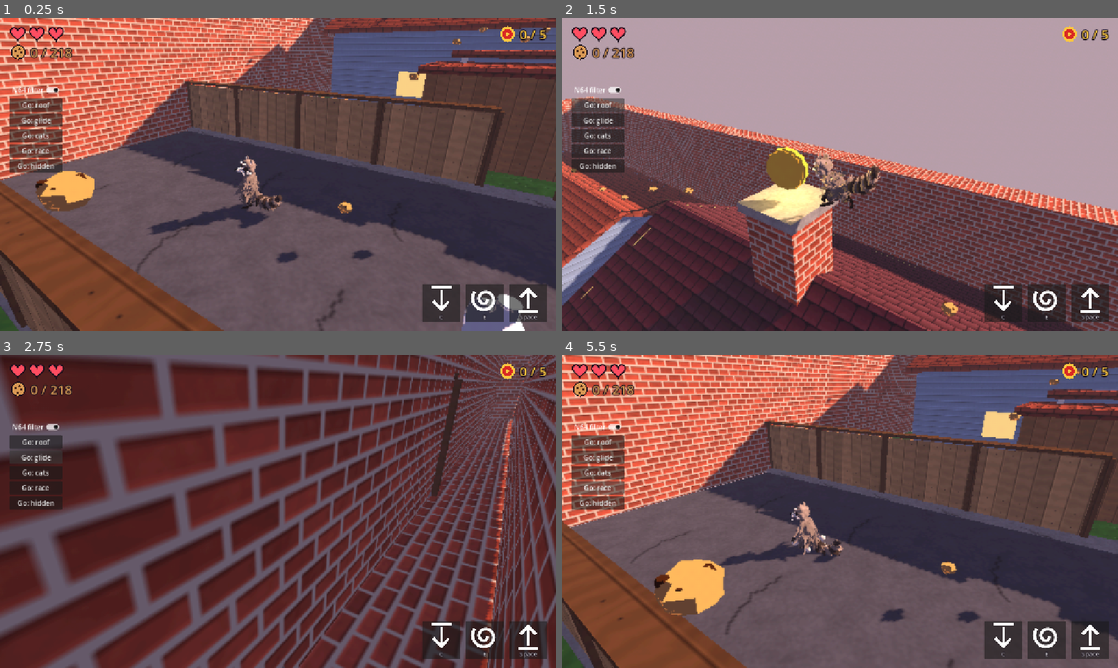
Above: before the commit, frames 1-4 (two rows, left to right).
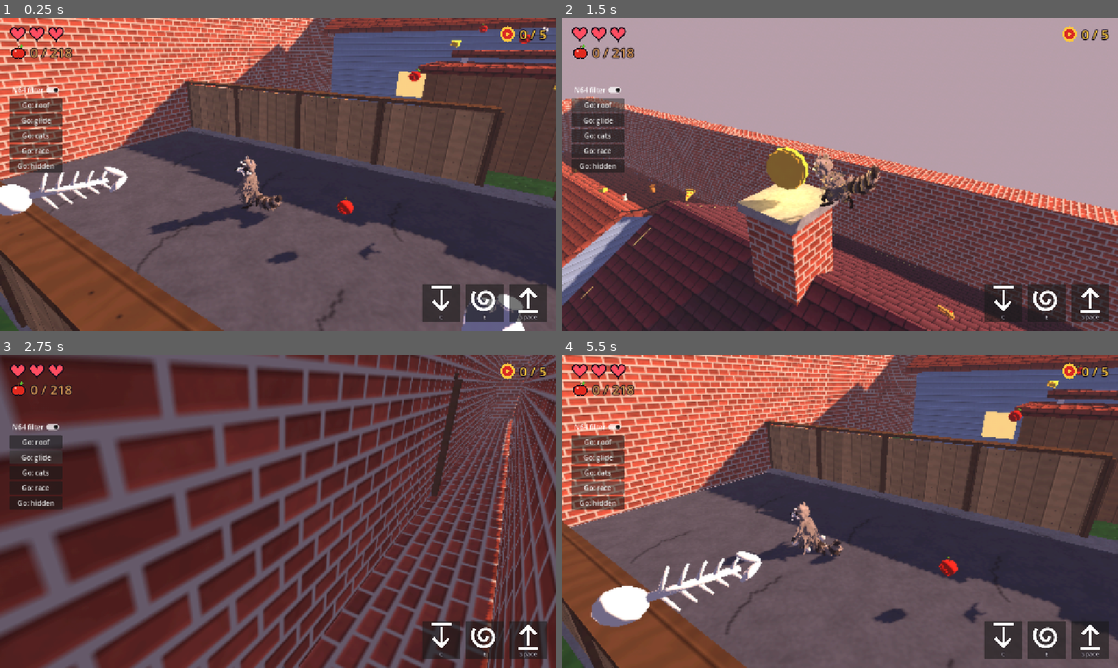
Above: after the commit, the same moments.

Repository: Sclondon/Ringtail
Game: Godot game, scene res://main.tscn
Two runs of this game, one before a commit and one after it. Both use one fixed random seed, a clock stepped at 60 frames per second and the inputs below.
Inputs:
- Up to frame 1 (0.25 s): no input
- Up to frame 2 (1.5 s): click "Go: roof" at 0.5 s; click "Go: roof" at 1.25 s
- Up to frame 3 (2.75 s): click "Go: glide" at 2 s
- Up to frame 4 (5.5 s): click "Go: glide" at 2.75 s; click "Go: cats" at 3.5 s; click "Go: cats" at 4.25 s; click "Go: race" at 5 s

The runs differ from the first frame. In frame 1, 2.4% of the frame differs, in the area x 0-100%, y 0-79%; in frame 2, 0.3%; in frame 3, less than 0.1%; in frame 4, 3.8%, in the area x 2-99%, y 1-87%.

Commit message:
Crumbs are food: apples, acorns, pizza, apple cores, cheese, banana skins, fish bones, donuts
The user, 2026-11-01: "the items to pick up should be different food items - apples, acorns, pizza slices,
garbage, etc". tools/build_food.py builds them; Pickup picks one steadily from its position, weighted toward
apples and acorns; the HUD counter is an apple; tests/food_shots.gd shows them all.

Co-Authored-By: Claude Opus 5.5 <noreply@anthropic.com>
Claude-Session: https://claude.ai/code/session_015QTKPaFFhWEZskCemuvnwW

Diff:
--- a/scripts/icon.gd
+++ b/scripts/icon.gd
@@ -36,10 +36,18 @@
 			points.append(points[0])
 			draw_polyline(points, ink if kind == Kind.HEART else colour, w * 0.8, true)
 		Kind.CRUMB:
-			draw_circle(c, s * 0.42, ink)
-			draw_circle(c, s * 0.36, colour)
-			for k in 4:
-				draw_circle(c + Vector2.from_angle(k * 1.7) * s * 0.18, s * 0.07, Color(0.3, 0.17, 0.1))
+			# An apple (the Crumbs are food: Pickup.FOODS): two round lobes, a stem and a leaf, drawn in its own red
+			var red := Color(0.88, 0.16, 0.12)
+			var body := c + Vector2(0.0, s * 0.06)
+			for dx in [-0.11, 0.11]:
+				draw_circle(body + Vector2(dx * s, 0.0), s * 0.31, ink)
+			for dx in [-0.11, 0.11]:
+				draw_circle(body + Vector2(dx * s, 0.0), s * 0.25, red)
+			draw_circle(body + Vector2(-0.14 * s, -0.1 * s), s * 0.07, Color(1.0, 0.6, 0.55))
+			draw_line(c + Vector2(0.0, -s * 0.18), c + Vector2(s * 0.05, -s * 0.38), Color(0.4, 0.25, 0.12), maxf(2.0, s * 0.07))
+			var leaf := PackedVector2Array([c + Vector2(s * 0.04, -s * 0.3), c + Vector2(s * 0.2, -s * 0.42),
+				c + Vector2(s * 0.3, -s * 0.34), c + Vector2(s * 0.16, -s * 0.26)])
+			draw_colored_polygon(leaf, Color(0.36, 0.72, 0.2))
 		Kind.CAP:
 			var rim := PackedVector2Array()
 			for k in 28:
--- a/scripts/pickup.gd
+++ b/scripts/pickup.gd
@@ -1,7 +1,8 @@
 class_name Pickup
 extends Area3D
-## Something to take by running into it: a Crumb or a Bottlecap (placeholder names),
-## or a race crumb. It turns and bobs; taken, it hops up, shrinks and is gone.
+## Something to take by running into it: a Crumb (some bit of food: an apple, an acorn, a slice of pizza,
+## rubbish... tools/build_food.py) or a Bottlecap (placeholder names), or a race crumb. It turns and
+## bobs; taken, it hops up, shrinks and is gone.
 ## (After Gloaming's Pickup.)
 
 signal taken(pickup: Pickup)
@@ -13,6 +14,18 @@
 	Kind.CAP: preload("res://models/cap.glb"),
 	Kind.RACE: preload("res://models/crumb.glb"),
 }
+## The foods a Crumb may be (the user, 2026-11-01: "the items to pick up should be different food items - apples,
+## acorns, pizza slices, garbage, etc"): [model, how many in the mix, how far it is tipped to show its top, how big it is drawn].
+const FOODS := [
+	[preload("res://models/food_apple.glb"), 4, 0.0, 1.0],
+	[preload("res://models/food_acorn.glb"), 4, 0.0, 1.0],
+	[preload("res://models/food_pizza.glb"), 2, 0.6, 1.0],
+	[preload("res://models/food_core.glb"), 2, 0.0, 1.0],
+	[preload("res://models/food_cheese.glb"), 2, 0.25, 1.0],
+	[preload("res://models/food_banana.glb"), 1, 0.35, 1.0],
+	[preload("res://models/food_fishbone.glb"), 1, 0.0, 1.3],
+	[preload("res://models/food_donut.glb"), 1, 0.5, 1.35],
+]
 
 var kind := Kind.CRUMB
 ## The cap's name (its marker's: roof, glide, cats, race, hidden).
@@ -46,7 +59,15 @@
 	_spin = Node3D.new()
 	_spin.position.y = 0.45 if kind == Kind.CAP else 0.25
 	add_child(_spin)
-	var model: Node3D = MODELS[kind].instantiate()
+	var model: Node3D
+	if kind == Kind.CRUMB:
+		var food: Array = _food()
+		model = (food[0] as PackedScene).instantiate()
+		model.rotation.x = food[2]
+		model.scale = Vector3.ONE * float(food[3])
+		model.position.y = -0.12
+	else:
+		model = MODELS[kind].instantiate()
 	_spin.add_child(model)
 	Toon.apply(model)
 	if kind == Kind.CAP:
@@ -63,6 +84,20 @@
 		light.omni_range = 2.0
 		_spin.add_child(light)
 	body_entered.connect(_on_body)
+
+
+## Which food this Crumb is: the same spot always gives the same one, apples and acorns the likeliest.
+func _food() -> Array:
+	var spot := Vector3i((position * 10.0).round())
+	var total := 0
+	for food: Array in FOODS:
+		total += int(food[1])
+	var pick := absi(hash(spot)) % total
+	for food: Array in FOODS:
+		pick -= int(food[1])
+		if pick < 0:
+			return food
+	return FOODS[0]
 
 
 func _process(delta: float) -> void:
--- /dev/null
+++ b/tests/food_shots.gd
@@ -0,0 +1,54 @@
+extends SceneTree
+## A row of every food a Crumb can be (Pickup.FOODS), shaded as in the game, with the HUD's apple icon:
+##   godot --path . --audio-driver Dummy --resolution 1280x480 -s res://tests/food_shots.gd -- --out=<dir>
+## Needs a window (kept off the screen).
+
+var out := "user://food_shots"
+
+
+func _initialize() -> void:
+	for arg in OS.get_cmdline_user_args():
+		if arg.begins_with("--out="):
+			out = arg.substr(6)
+	DirAccess.make_dir_recursive_absolute(out)
+	root.position = Vector2i(-3000, 0)
+	var stage := Node3D.new()
+	root.add_child(stage)
+	var sun := DirectionalLight3D.new()
+	sun.rotation_degrees = Vector3(-45.0, -30.0, 0.0)
+	stage.add_child(sun)
+	var environment := WorldEnvironment.new()
+	environment.environment = Environment.new()
+	environment.environment.background_mode = Environment.BG_COLOR
+	environment.environment.background_color = Color(0.45, 0.62, 0.85)
+	environment.environment.ambient_light_source = Environment.AMBIENT_SOURCE_COLOR
+	environment.environment.ambient_light_color = Color(0.6, 0.62, 0.7)
+	stage.add_child(environment)
+	var count: int = Pickup.FOODS.size()
+	for k in count:
+		var food: Array = Pickup.FOODS[k]
+		var model: Node3D = (food[0] as PackedScene).instantiate()
+		model.position = Vector3((k - (count - 1) * 0.5) * 0.42, 0.0, 0.0)
+		model.rotation = Vector3(food[2], 0.5, 0.0)
+		model.scale = Vector3.ONE * float(food[3])
+		stage.add_child(model)
+		Toon.apply(model)
+	var camera := Camera3D.new()
+	camera.fov = 45.0
+	stage.add_child(camera)
+	camera.look_at_from_position(Vector3(0.0, 0.7, 2.2), Vector3(0.0, 0.12, 0.0))
+	var layer := CanvasLayer.new()
+	root.add_child(layer)
+	var icon := Icon.make(Icon.Kind.CRUMB, 64.0)
+	icon.position = Vector2(20, 20)
+	icon.size = Vector2(64, 64)
+	layer.add_child(icon)
+	_shoot.call_deferred()
+
+
+func _shoot() -> void:
+	for _i in 5:
+		await process_frame
+	root.get_texture().get_image().save_png(out.path_join("foods.png"))
+	print("FOOD SHOTS DONE ", out)
+	quit()
Binary file added: models/food_acorn.glb
Not shown, added: models/food_acorn.glb.import
Binary file added: models/food_apple.glb
Not shown, added: models/food_apple.glb.import
Binary file added: models/food_banana.glb
Not shown, added: models/food_banana.glb.import
Binary file added: models/food_cheese.glb
Not shown, added: models/food_cheese.glb.import
Binary file added: models/food_core.glb
Not shown, added: models/food_core.glb.import
Binary file added: models/food_donut.glb
Not shown, added: models/food_donut.glb.import
(and 6 more such lines)
